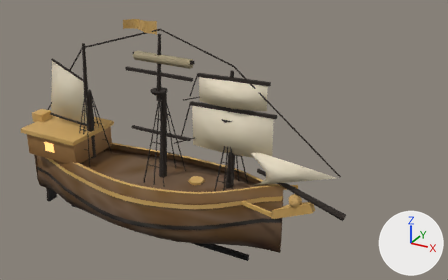
Two versions of the glTF model public/pharosville/models/garden-hero-heritage.glb, one commit apart.
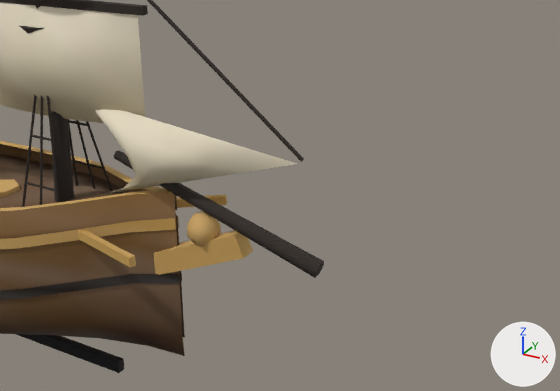
Each version is shown whole from a 50 mm lens placed at (11.66, -15.6, 11.06), pointed at (2.86, 0.41, 3.05), then close up from a 50 mm lens placed at (10.5, -7.05, 5.95), pointed at (7.06, -0.81, 2.83). Lighting does not change. The marker at lower right points along +X, +Y and +Z. The first two pictures are the older version. Where no turn or scale is listed for an object, it has been applied to the vertices. Vertices at exactly the same position are counted once.

The first close-up shows 'sail-hull', 'spar-hull', 'trim-hull', 'wood-hull'.
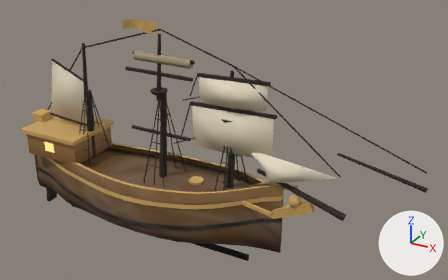
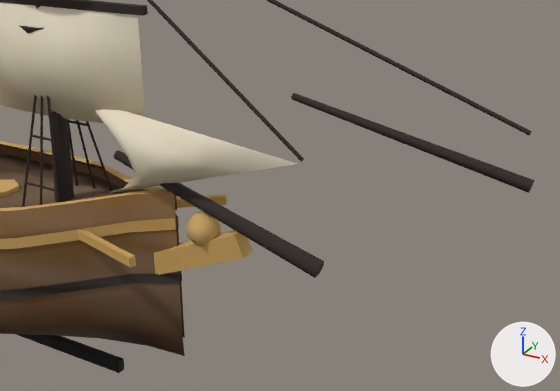
Diff of the bpy script that builds the scene:
```diff
--- a/public/pharosville/models/garden-hero-heritage.glb.py
+++ b/public/pharosville/models/garden-hero-heritage.glb.py
@@ me_mesh_2 @@
 # used by ob_spar_hull; location = (0.0, 0.0, 0.0)
-me_mesh_2.from_pydata(...)  # 620 vertices, 1032 faces; spans x -4.32..7.16, y -0.72..0.72, z 1.25..6.53
+me_mesh_2.from_pydata(...)  # 641 vertices, 1068 faces; spans x -4.32..9.34, y -0.72..0.72, z 1.25..6.53
+# me_mesh_2 part 1
+# 21 vertices are added at x 3.39..9.34, y -0.07..0.06, z 3.03..5.72
+# 36 new faces join them
 me_mesh_2.materials.append(mat_hero_spar)
```

Where the change shows, as pixel boxes [x1, y1, x2, y2] in the close-ups (560 x 391 px):
'spar-hull', reshaped
    before: [0, 0, 324, 278]
    after: [0, 0, 534, 278]
part 1 of me_mesh_2, added
    after: [266, 0, 534, 193]
